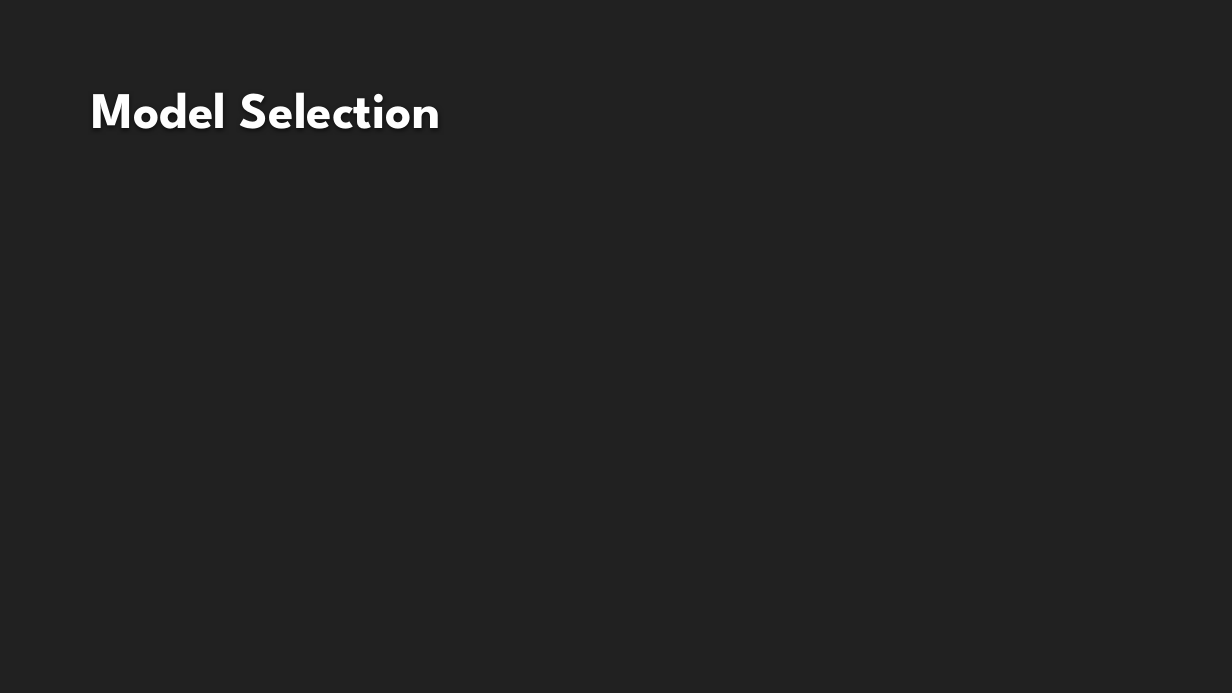
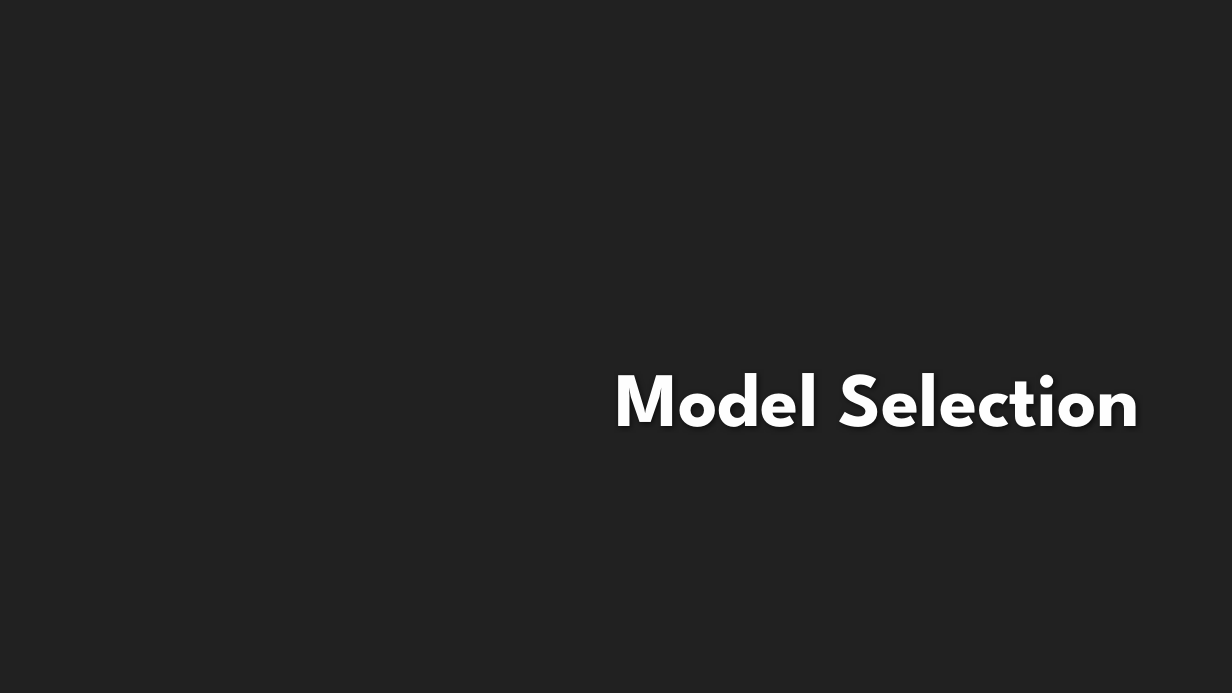
Before and after one commit to rolsenrob/SLC-AQI-Predictions-Project, a slide deck: slide 9 of Predicting Air Quality in Salt Lake City PowerPoint.pptx (slide 5 before the commit). Drawn at 1232x693 pixels with LibreOffice and Linux fonts; fonts in the diff are those of the drawing; background and template pictures are left out. Boxes give left, top, right and bottom in pixels: in the first picture for what was removed or moved away, otherwise in the second. Text is boxed around its words. In the diff, an @@ line names an element or a change of style, - is before the commit and + after.

```diff
--- a/Predicting Air Quality in Salt Lake City PowerPoint.pptx
+++ b/Predicting Air Quality in Salt Lake City PowerPoint.pptx
@@ title "Model Selection": place and size @@
-title "Model Selection" at bbox=[91, 92, 440, 129]
+title "Model Selection" at bbox=[615, 373, 1140, 427]
@@ title "Model Selection" at bbox=[615, 373, 1140, 427]: size 40 to 60 pt; alignment left to right @@
```
Also in this commit, not shown: 4 other slides changed, 5 slides added, 1 slide removed.
